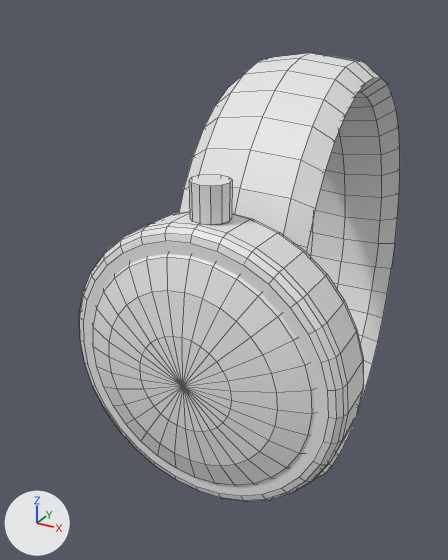
Before and after pictures for a commit that changed the OBJ model ue5/assets/props/wristwatch.obj.
One viewpoint serves both versions: a 50 mm lens placed at (3.1, -7.94, 3.7), pointed at (-0.84, -0.79, 0.12). Lighting does not change. The marker at lower left points along +X, +Y and +Z. The older version comes first. Mesh edges are drawn as thin lines. Where no turn or scale is listed for an object, it has been applied to the vertices.

Objects in the first picture: 'SM_Wristwatch'.
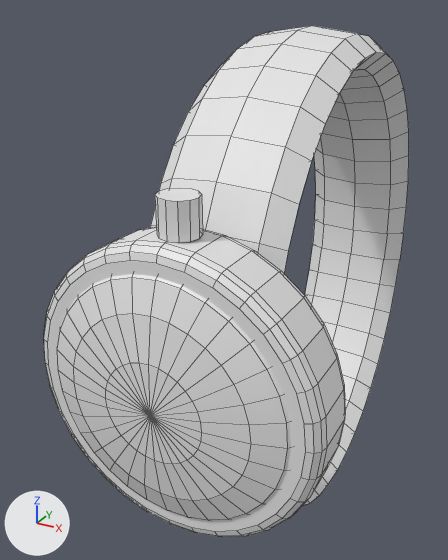
Diff of the bpy script that builds the scene:
```diff
--- a/ue5/assets/props/wristwatch.obj.py
+++ b/ue5/assets/props/wristwatch.obj.py
@@ me_sm_wristwatch @@
 # used by ob_sm_wristwatch; location = (0.0, 0.0, 0.0)
-me_sm_wristwatch.from_pydata(...)  # 826 vertices, 816 faces; spans x -1.7..1.7, y -3.23..2.41, z -3.17..3.17
+me_sm_wristwatch.from_pydata(...)  # 826 vertices, 816 faces; spans x -1.7..1.7, y -3.83..3.06, z -3.49..3.49
+# me_sm_wristwatch part 1: the loose piece of 320 vertices spanning x -0.84..0.84, y -2.41..2.41, z -3.17..3.17 is scaled about its middle by (1, 1.27, 1.1)
+# me_sm_wristwatch part 2: the loose piece of 256 vertices spanning x -1.7..1.7, y -3.0..-2.2, z -1.7..1.7 is moved by (0.0, -0.6, 0.0)
+# me_sm_wristwatch part 3: the loose piece of 24 vertices spanning x -0.22..0.22, y -2.82..-2.38, z 1.7..2.1 is moved by (0.0, -0.6, 0.0)
+# me_sm_wristwatch part 4: 32 vertices moved within x -0.57..0.57, y -3.2, z -0.57..0.57; 194 vertices removed from x -1.5..1.5, y -3.23..-2.57, z -1.5..1.5; 194 vertices added at x -1.5..1.5, y -3.83..-3.17, z -1.5..1.5
 me_sm_wristwatch.materials.append(mat_m_strap)
```

Location of each change, [x1, y1, x2, y2] in pixels of the pictures (448 x 560 px; the box of a moved part takes in the faces that stretch with it):
'SM_Wristwatch', reshaped (14% wider, 14% taller): before [79, 53, 400, 502]; after [44, 26, 409, 537]
part 1 of me_sm_wristwatch, moved or reshaped: before [179, 53, 400, 478]; after [150, 26, 409, 506]
part 2 of me_sm_wristwatch, moved or reshaped: before [79, 211, 363, 502]; after [44, 227, 345, 537]
part 3 of me_sm_wristwatch, moved or reshaped: before [189, 175, 232, 225]; after [155, 188, 203, 243]
part 4 of me_sm_wristwatch, moved or reshaped: before [93, 254, 315, 486]; after [57, 274, 291, 521]
